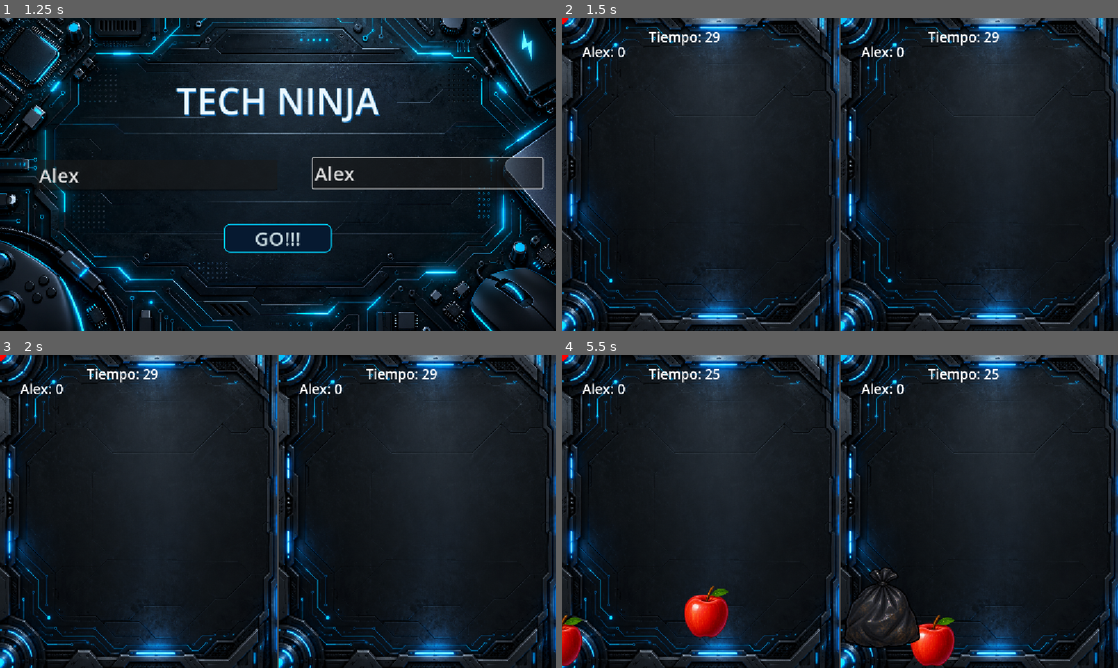
Above: before the commit, frames 1-4 (two rows, left to right).
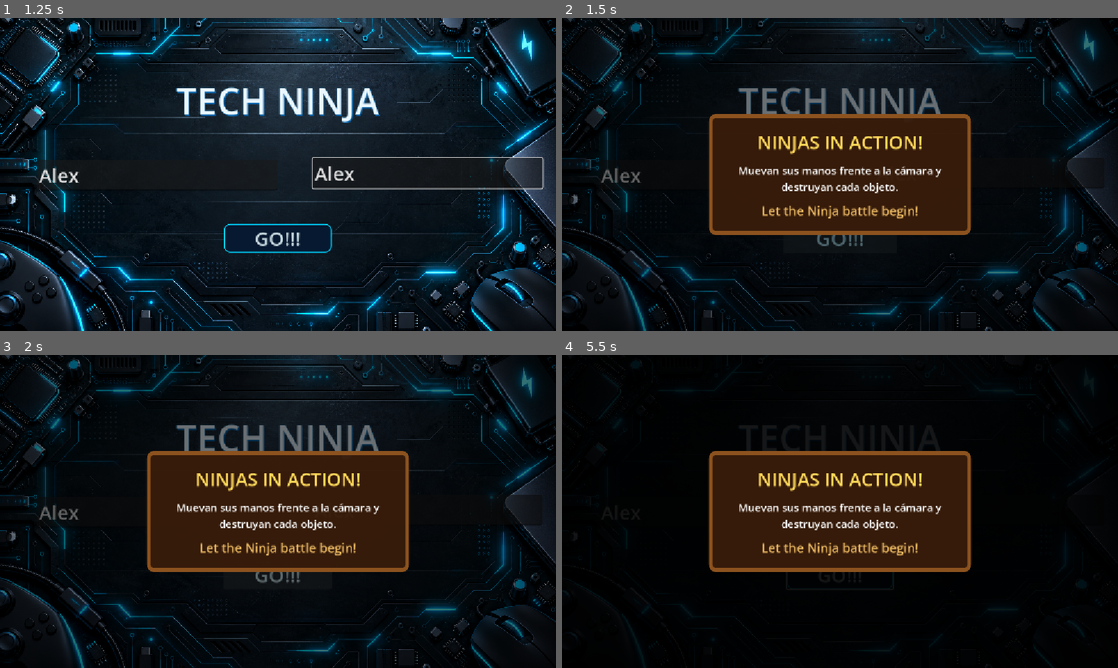
Above: after the commit, the same moments.

Repository: Edmir06/proyecto_final_ninja
Game: Godot game, scene res://scenes/menu.tscn
Same seed, same stepped clock (60 frames per second), same inputs: the game is played once before the commit and once after it.
Inputs (mouse positions are in pixels of both pictures, inside the frame that each line leads up to):
- Up to frame 1 (1.25 s): click (155, 174) at 0.52 s; type "Alex" at 0.6 s; click (428, 174) at 0.75 s; type "Alex" at 0.83 s
- Up to frame 2 (1.5 s): click "GO!!!" at 1.25 s
- Up to frame 3 (2 s): no input
- Up to frame 4 (5.5 s): click (840, 574) at 2 s, where only the run after the commit has a clickable "GO!!!"; click (840, 574) at 2.75 s, where only the run after the commit has a clickable "GO!!!"; move the mouse to (962, 495) at 3.52 s; tap Down (p2_abajo) at 3.6 s; move the mouse to (728, 527) at 4.27 s; tap Up (p2_arriba) at 4.35 s; move the mouse to (895, 442) at 5.02 s; tap Right (p2_der) at 5.1 s

Frame 1 is identical in both runs. In frame 2, 55% of the frame differs, in the area x 0-100%, y 0-100%; in frame 3, 55%; in frame 4, 69%.

Commit message:
Actualización de TECH NINJA: objetos y correcciones del juego

Diff:
--- a/fruit.gd
+++ b/fruit.gd
@@ -1,60 +1,73 @@
 extends RigidBody2D
 
 var datos_frutas = [
+
 	{
-		"entera": preload("res://assets/kiwi.png"),
-		"izq": preload("res://assets/kiwi izq.png"),
-		"der": preload("res://assets/kiwi der.png"),
-		"es_basura": false,
-		"escala": Vector2(0.4, 0.4)
+	"entera": preload("res://assets/battery.png"),
+	"izq": preload("res://assets/battery left.png"),
+	"der": preload("res://assets/battery right.png"),
+	"es_basura": true,
+	"escala": Vector2(0.4, 0.4)
 	},
 	{
-		"entera": preload("res://assets/manzana2.png"),
-		"izq": preload("res://assets/manzana izq.png"),
-		"der": preload("res://assets/manzana der.png"),
-		"es_basura": false,
-		"escala": Vector2(0.4, 0.4)
+	"entera": preload("res://assets/cable.png"),
+	"izq": preload("res://assets/cable left.png"),
+	"der": preload("res://assets/cable right.png"),
+	"es_basura": true,
+	"escala": Vector2(0.4, 0.4)
 	},
 	{
-		"entera": preload("res://assets/sandia.png"),
-		"izq": preload("res://assets/sandia izq.png"),
-		"der": preload("res://assets/sandia der.png"),
-		"es_basura": false,
-		"escala": Vector2(0.4, 0.4)
+	"entera": preload("res://assets/command.png"),
+	"izq": preload("res://assets/command left.png"),
+	"der": preload("res://assets/command right.png"),
+	"es_basura": false,
+	"escala": Vector2(0.4, 0.4)
 	},
 	{
-		"entera": preload("res://assets/bolsa entere.png"),
-		"izq": preload("res://assets/bolsa izq.png"),
-		"der": preload("res://assets/bolsa der.png"),
-		"es_basura": true,
-		"escala": Vector2(0.4, 0.4)
+	"entera": preload("res://assets/laptop.png"),
+	"izq": preload("res://assets/laptop left.png"),
+	"der": preload("res://assets/laptop right.png"),
+	"es_basura": false,
+	"escala": Vector2(0.4, 0.4)
 	},
 	{
-		"entera": preload("res://assets/botella entera.png"),
-		"izq": preload("res://assets/botella izq.png"),
-		"der": preload("res://assets/botella der.png"),
-		"es_basura": true,
-		"escala": Vector2(0.4, 0.4)
+	"entera": preload("res://assets/mouse.png"),
+	"izq": preload("res://assets/mouse left.png"),
+	"der": preload("res://assets/mouse right.png"),
+	"es_basura": false,
+	"escala": Vector2(0.4, 0.4)
+	},
+	{
+	"entera": preload("res://assets/phone.png"),
+	"izq": preload("res://assets/phone left.png"),
+	"der": preload("res://assets/phone right.png"),
+	"es_basura": false,
+	"escala": Vector2(0.4, 0.4)
 	}
-]
+	]
 
 var fruta_actual: Dictionary
 var escena_mitad = preload("res://scenes/fruit_half.tscn")
 
 @export var fuerza_impulso: Vector2 = Vector2(150, -750)
+
 var frenado_aplicado: bool = false
 var ya_cortada: bool = false
 
 func _ready() -> void:
 	add_to_group("frutas")
+
 	fruta_actual = datos_frutas.pick_random()
+
 	$Sprite2D.texture = fruta_actual["entera"]
 
 	var esc = fruta_actual.get("escala", Vector2(1, 1))
 	$Sprite2D.scale = esc
 	$CollisionShape2D.scale = esc
 
-	apply_central_impulse(Vector2(randf_range(-100, 100), fuerza_impulso.y))
+	apply_central_impulse(
+		Vector2(randf_range(-100, 100), fuerza_impulso.y)
+	)
 
 func _physics_process(_delta: float) -> void:
 	if not frenado_aplicado and linear_velocity.y >= -50 and linear_velocity.y <= 50:
@@ -69,9 +82,11 @@
 func cortar(jugador: int) -> void:
 	if ya_cortada:
 		return
+
 	ya_cortada = true
 
 	var nodo_actual = get_parent()
+
 	while nodo_actual != null and not nodo_actual.has_method("sumar_punto"):
 		nodo_actual = nodo_actual.get_parent()
 
@@ -82,13 +97,31 @@
 			nodo_actual.sumar_punto(jugador)
 
 	var esc = fruta_actual.get("escala", Vector2(1, 1))
-	crear_mitad(fruta_actual["izq"], Vector2(-150, -200), -15, esc)
-	crear_mitad(fruta_actual["der"], Vector2(150, -200), 15, esc)
+
+	crear_mitad(
+		fruta_actual["izq"],
+		Vector2(-150, -200),
+		-15,
+		esc
+	)
+
+	crear_mitad(
+		fruta_actual["der"],
+		Vector2(150, -200),
+		15,
+		esc
+	)
 
 	queue_free()
 
-func crear_mitad(textura: Texture2D, impulso: Vector2, offset_x: float, esc: Vector2) -> void:
+func crear_mitad(
+	textura: Texture2D,
+	impulso: Vector2,
+	offset_x: float,
+	esc: Vector2
+) -> void:
 	var mitad = escena_mitad.instantiate()
+
 	mitad.position = position + Vector2(offset_x, 0)
 
 	var sprite_mitad = mitad.get_node("Sprite2D")
--- a/scenes/fruit.tscn
+++ b/scenes/fruit.tscn
@@ -1,7 +1,7 @@
 [gd_scene format=3 uid="uid://dquyadg25nd0l"]
 
 [ext_resource type="Script" uid="uid://b0n2wt2oapt88" path="res://fruit.gd" id="1_yvtr8"]
-[ext_resource type="Texture2D" uid="uid://oupjc6020fch" path="res://assets/manzana2.png" id="2_yvtr8"]
+[ext_resource type="Texture2D" uid="uid://de8dud7vqlyj0" path="res://assets/cable left.png" id="2_yvtr8"]
 
 [sub_resource type="CircleShape2D" id="CircleShape2D_s7wsd"]
 radius = 74.00676
--- a/scenes/main.tscn
+++ b/scenes/main.tscn
@@ -4,7 +4,6 @@
 [ext_resource type="Texture2D" uid="uid://c5vnonr5mka26" path="res://assets/tech_arena.png" id="2_0wfyh"]
 
 [node name="Main" type="Node2D" unique_id=2083391941]
-position = Vector2(-7, -7)
 script = ExtResource("1_o5qli")
 
 [node name="fondo" type="Sprite2D" parent="." unique_id=1068123899]
--- a/scenes/menu.gd
+++ b/scenes/menu.gd
@@ -35,9 +35,20 @@
 	t.tween_property(title_label, "modulate", Color(1, 1, 1, 1), 0.8)
 	t.tween_property(title_label, "position", pos_original, 0.8).set_trans(Tween.TRANS_SINE).set_ease(Tween.EASE_OUT)
 
+
 func _on_button_pressed() -> void:
 	var n1 = nombre_j1.text.strip_edges()
 	var n2 = nombre_j2.text.strip_edges()
+
 	Global.nombres[1] = n1 if n1 != "" else "Jugador 1"
 	Global.nombres[2] = n2 if n2 != "" else "Jugador 2"
+
+	# Mostrar la bienvenida después de pulsar GO.
+	var intro = preload("res://scripts/intro_bienvenida.gd").new()
+	add_child(intro)
+
+	# Esperar hasta que termine la animación de bienvenida.
+	await intro.terminado
+
+	# Iniciar la partida después de la bienvenida.
 	get_tree().change_scene_to_file("res://scripts/versus.tscn")
Binary file removed: assets/bolsa der.png
Not shown, removed: assets/bolsa der.png.import
Binary file removed: assets/bolsa entere.png
Not shown, removed: assets/bolsa entere.png.import
Binary file removed: assets/bolsa izq.png
Not shown, removed: assets/bolsa izq.png.import
Binary file removed: assets/botella der.png
Not shown, removed: assets/botella der.png.import
Binary file removed: assets/botella entera.png
Not shown, removed: assets/botella entera.png.import
Binary file removed: assets/botella izq.png
Not shown, removed: assets/botella izq.png.import
(and 31 more such lines)
